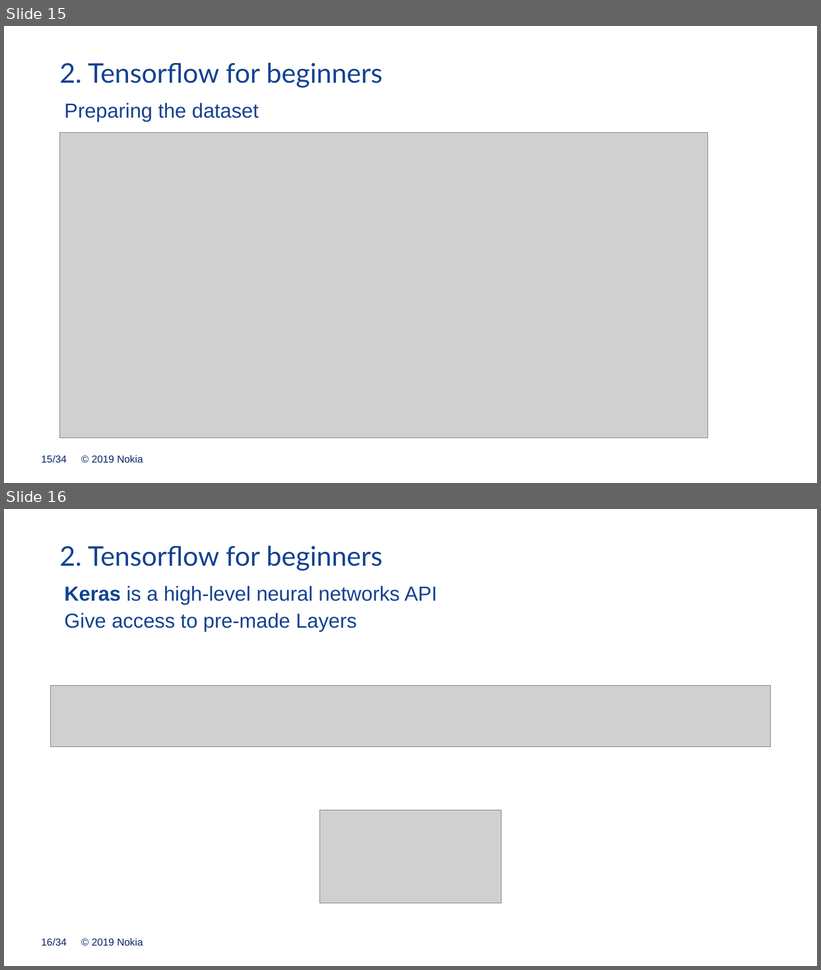
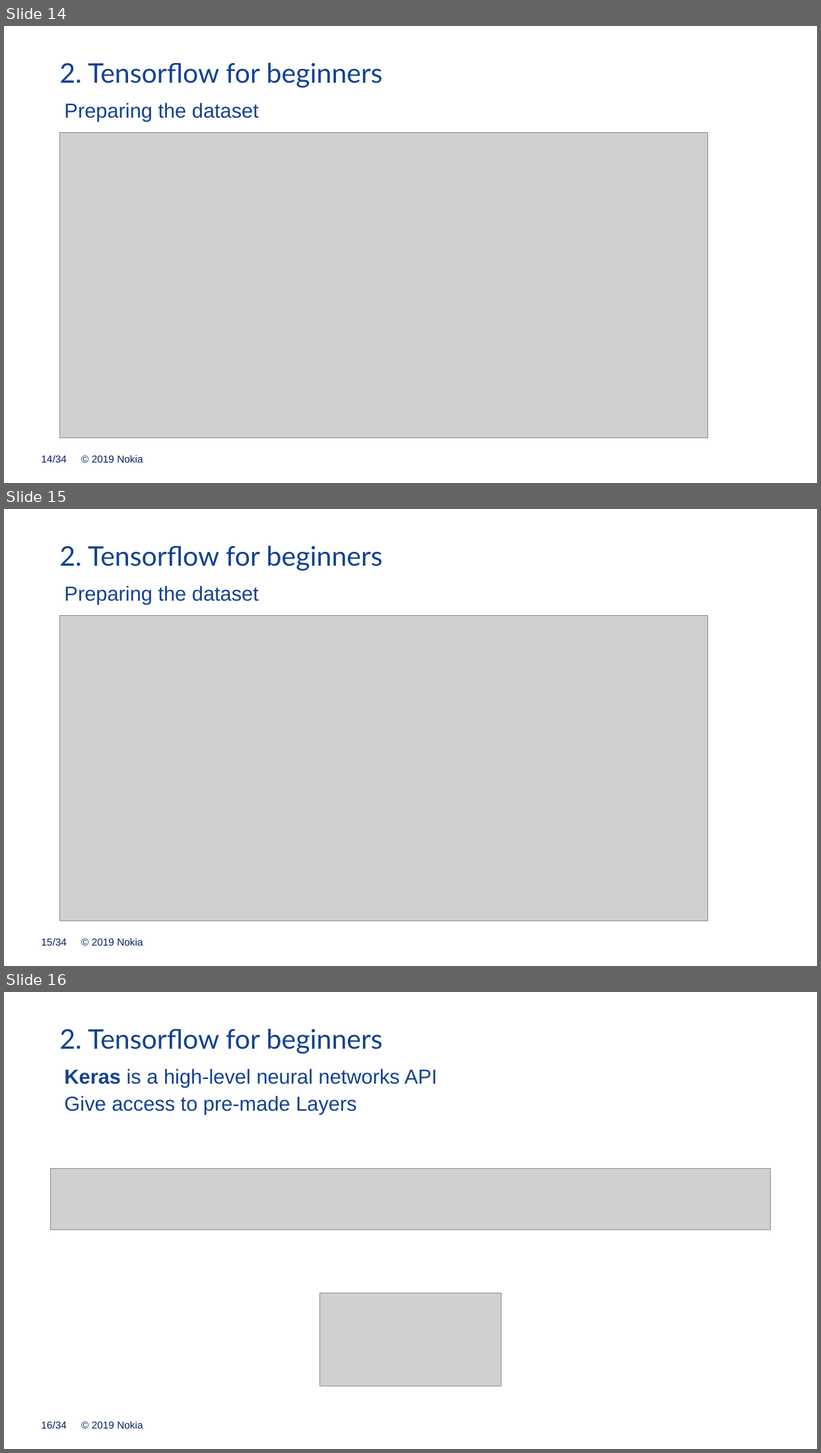
Before and after one commit to mgoutay/ml_course, a slide deck: DL_course.pptx. Shown one above the other, each under a label of ours: slides 15 and 16 before the commit, slides 14, 15 and 16 after it. The pictures are 821x970 and 821x1453 pixels, drawn with LibreOffice and Linux fonts; fonts in the diff are those of the drawing; grey boxes stand for pictures; background and template pictures are left out. Boxes give left, top, right and bottom in pixels: in the first picture for what was removed or moved away, otherwise in the second. Text is boxed around its words. In the diff, an @@ line names an element or a change of style, - is before the commit and + after.

```diff
--- a/DL_course.pptx
+++ b/DL_course.pptx
@@ slide 15 added at (x1=4, y1=509, x2=817, y2=966), background #FFFFFF; not listed: 2 template elements that a slide beside it also shows @@
@@ text added at (x1=59, y1=545, x2=383, y2=571), 32 pt, text #124191 @@
+2. Tensorflow for beginners
@@ text added at (x1=64, y1=586, x2=259, y2=604), 24 pt, text #124191 @@
+Preparing the dataset
@@ picture added at (x1=59, y1=615, x2=708, y2=921) @@
@@ what was slide 15 is now slide 14 @@
@@ page number at (x1=41, y1=456, x2=66, y2=463): text changed @@
-15/34
+14/34
```
Also in this commit, not shown: 1 slide changed, 1 slide removed, 1 other file.
